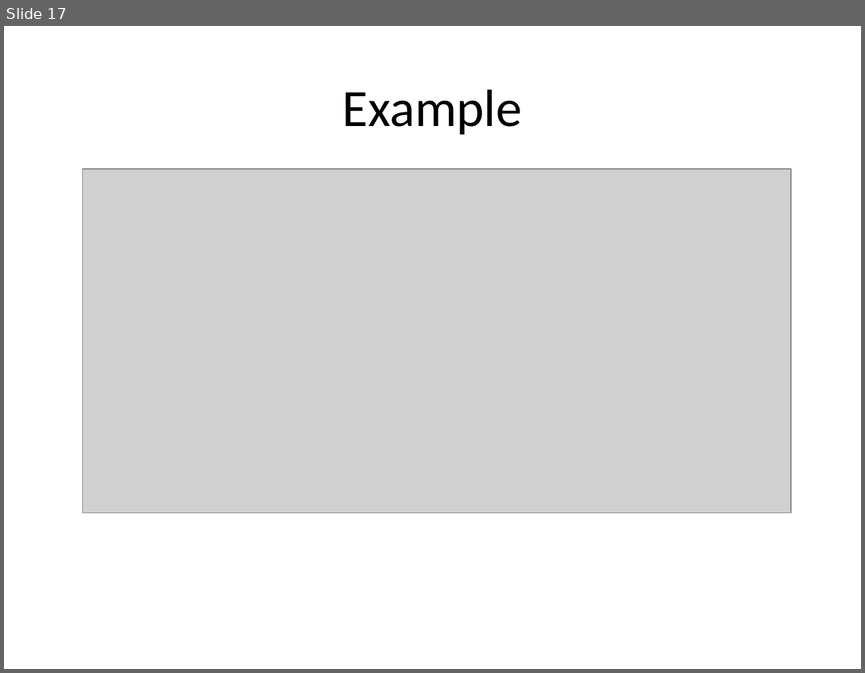
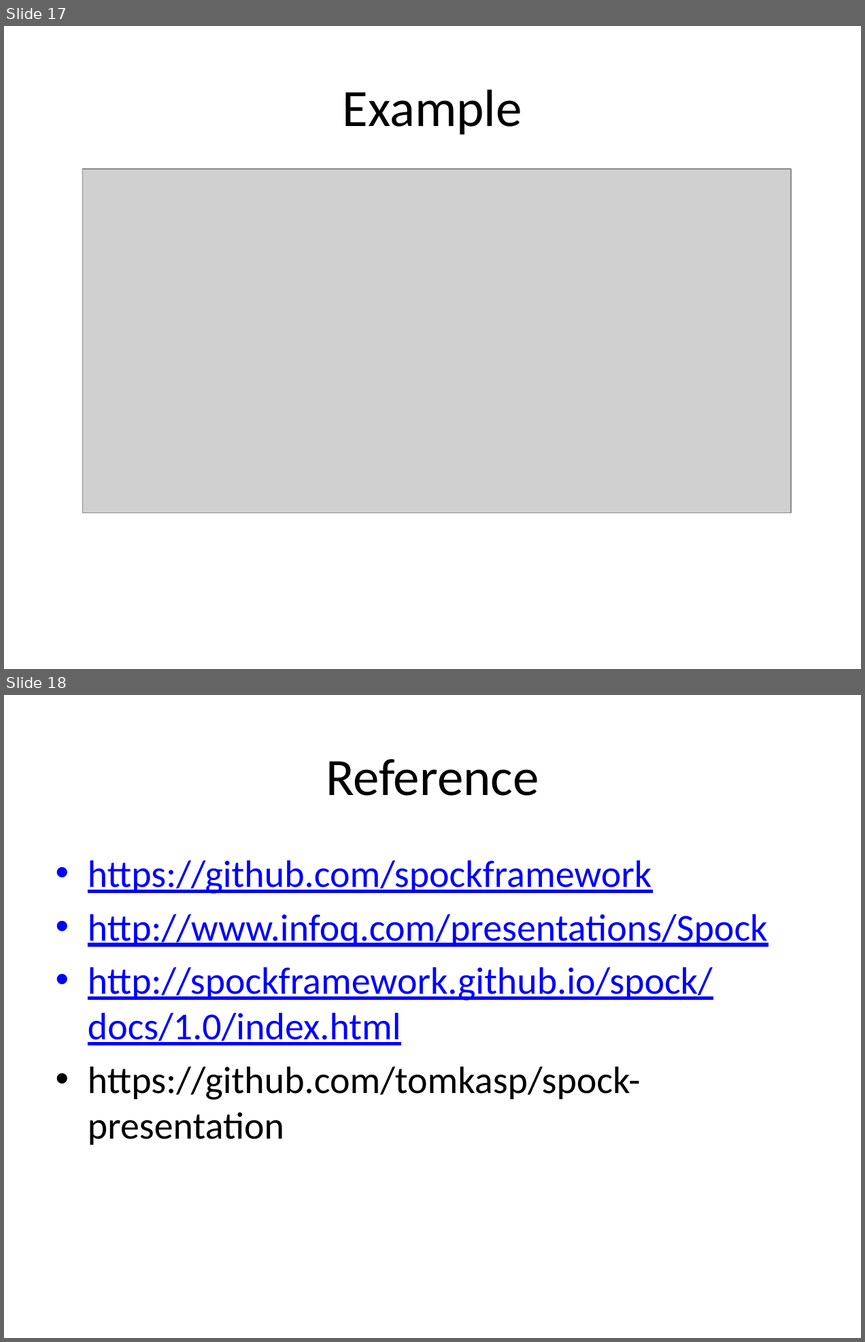
Before and after one commit to tomkasp/spock-presentation, a slide deck: Spock presentation.pptx. Shown one above the other, each under a label of ours: slide 17 before the commit, slides 17 and 18 after it. The pictures are 865x673 and 865x1342 pixels, drawn with LibreOffice and Linux fonts; fonts in the diff are those of the drawing; grey boxes stand for pictures. Boxes give left, top, right and bottom in pixels: in the first picture for what was removed or moved away, otherwise in the second. Text is boxed around its words. In the diff, an @@ line names an element or a change of style, - is before the commit and + after.

```diff
--- a/Spock presentation.pptx
+++ b/Spock presentation.pptx
@@ slide 18 added at bbox=[4, 695, 861, 1338], background #FFFFFF @@
@@ title added at bbox=[326, 759, 538, 796], 44 pt, text #000000 @@
+Reference
@@ text added at bbox=[88, 860, 768, 1144], 32 pt, text #0000FF, underline @@
+• https://github.com/spockframework
+• http://www.infoq.com/presentations/Spock
+• http://spockframework.github.io/spock/docs/1.0/index.html
+• https://github.com/tomkasp/spock-presentation
```
Also in this commit, not shown: 1 slide changed, 4 other files.
